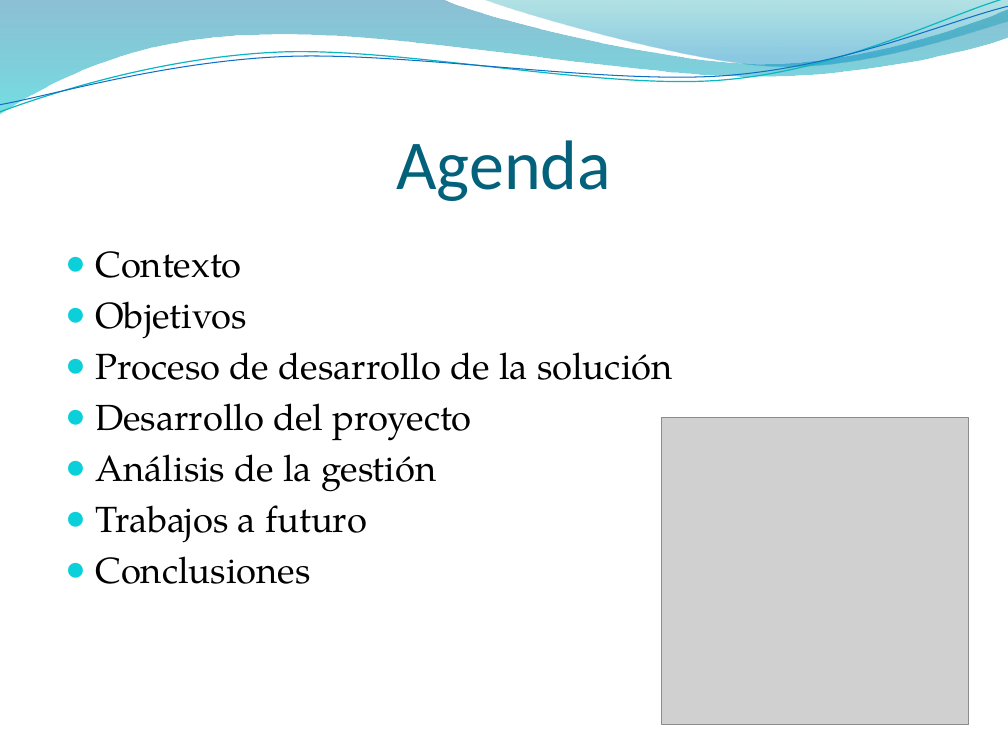
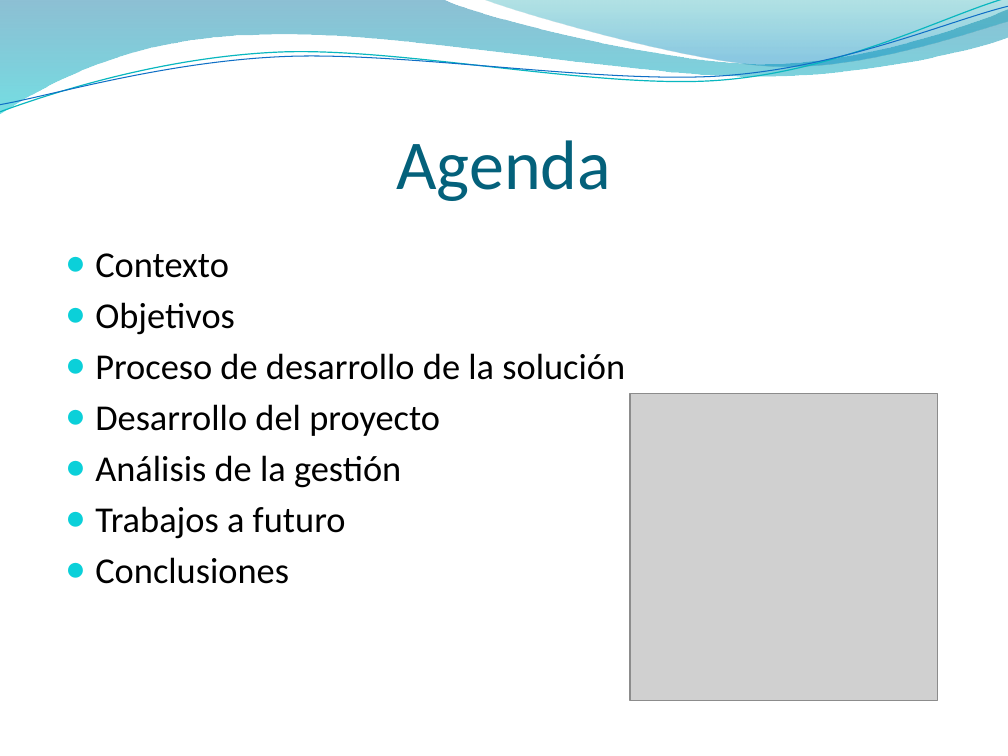
Before and after one commit to ORGTecnologo/7b6581PT, a slide deck: slide 2 of Documentacion/Entregas/Presentacion/Presentacion.pptx. Drawn at 1008x756 pixels with LibreOffice and Linux fonts; fonts in the diff are those of the drawing; grey boxes stand for pictures; background and template pictures are left out. Boxes give left, top, right and bottom in pixels: in the first picture for what was removed or moved away, otherwise in the second. Text is boxed around its words. In the diff, an @@ line names an element or a change of style, - is before the commit and + after.

```diff
--- a/Documentacion/Entregas/Presentacion/Presentacion.pptx
+++ b/Documentacion/Entregas/Presentacion/Presentacion.pptx
@@ text "Contexto" at [95,253,625,584]: font TeX Gyre Pagella to Calibri @@
@@ picture: place and size @@
-picture at [661,417,969,725]
+picture at [630,394,937,702]
```
Also in this commit, not shown: 10 other slides changed, 5 slides added, 17 slides removed, 3 other files.
